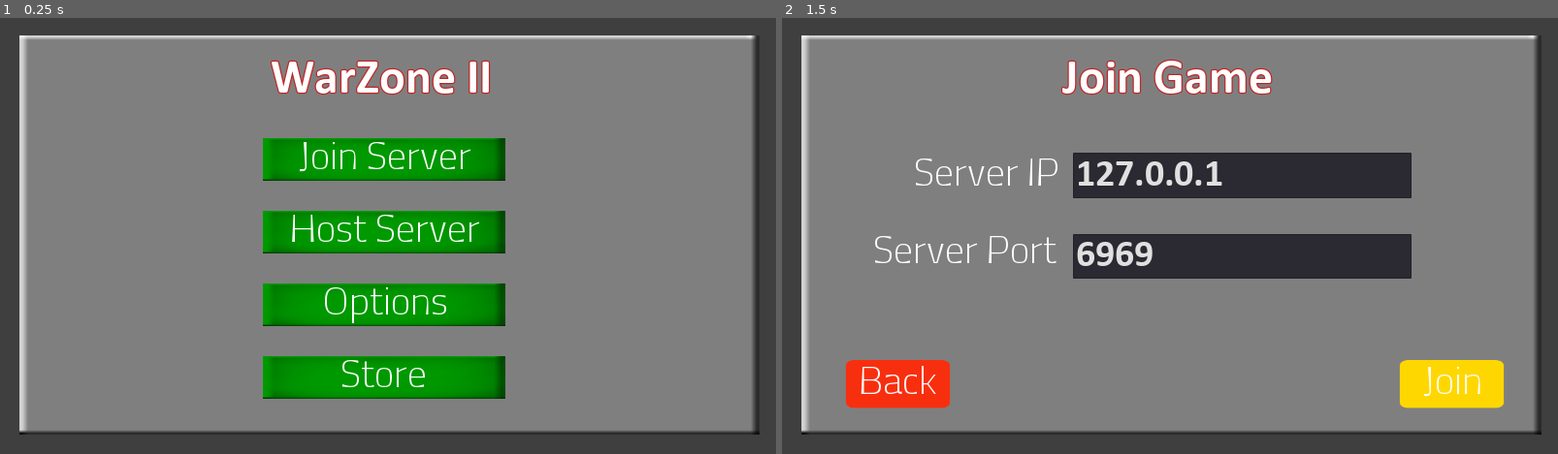
Above: before the commit, frames 1-2 (left to right).
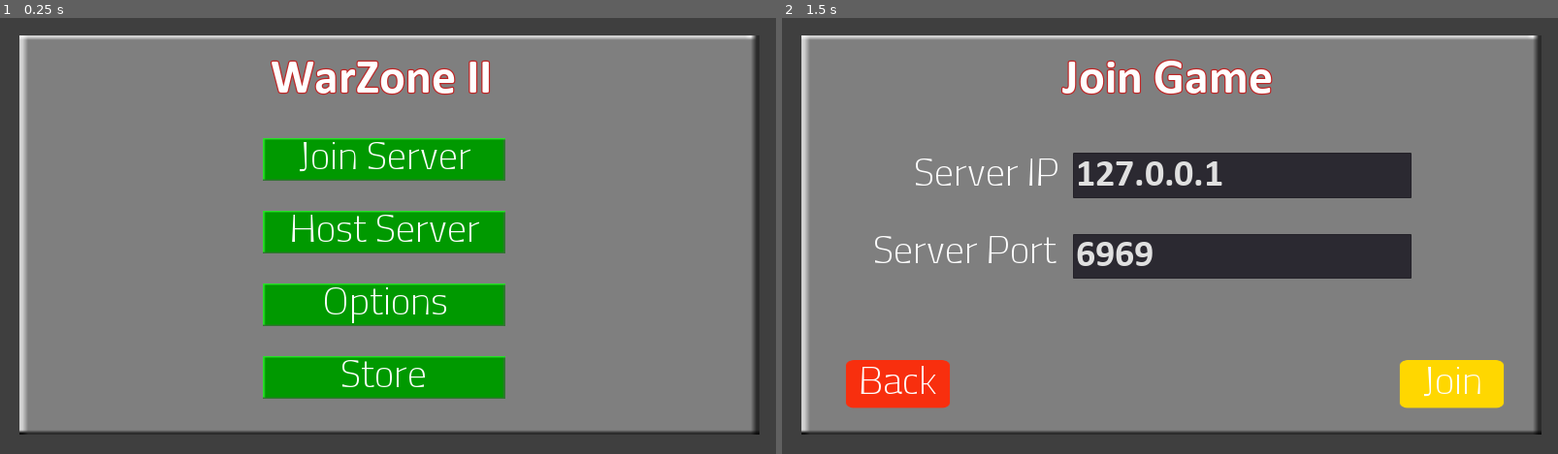
Above: after the commit, the same moments.

Repository: superRaptor911/WarZone_2
Game: Godot game, scene res://Menus/MainMenu/MainMenu.tscn
The game is run twice, just before and just after one commit, with the same random seed, the same clock (stepped at 60 frames per second) and the same inputs.
Inputs:
- Up to frame 1 (0.25 s): no input
- Up to frame 2 (1.5 s): click "Store" at 0.5 s; click "Join Server" at 1.25 s

The runs differ from the first frame. In frame 1, 2.1% of the frame differs, in the area x 33-66%, y 27-88%; in frame 2, nothing differs.

Commit message:
gui texture fix

Diff:
--- a/Menus/Lobby/Lobby.tscn
+++ b/Menus/Lobby/Lobby.tscn
@@ -10,15 +10,15 @@
 texture = ExtResource( 2 )
 region_rect = Rect2( 0, 0, 32, 32 )
 
+[sub_resource type="StyleBoxTexture" id=2]
+texture = ExtResource( 3 )
+region_rect = Rect2( 0, 0, 32, 32 )
+
 [sub_resource type="StyleBoxTexture" id=3]
 texture = ExtResource( 3 )
 region_rect = Rect2( 0, 0, 32, 32 )
 
-[sub_resource type="StyleBoxTexture" id=4]
-texture = ExtResource( 3 )
-region_rect = Rect2( 0, 0, 32, 32 )
-
-[sub_resource type="Theme" id=2]
+[sub_resource type="Theme" id=4]
 default_font = ExtResource( 4 )
 Button/colors/font_color = Color( 0.878431, 0.878431, 0.878431, 1 )
 Button/colors/font_color_disabled = Color( 0.9, 0.9, 0.9, 0.2 )
@@ -71,7 +71,7 @@
 [node name="Panel" type="Panel" parent="PanelContainer"]
 margin_left = 7.0
 margin_top = 7.0
-margin_right = 462.0
+margin_right = 461.999
 margin_bottom = 516.0
 
 [node name="players" type="VBoxContainer" parent="PanelContainer/Panel"]
Not shown: 2 places in Menus/Lobby/Lobby.tscn that only renumber resources
Binary file changed: Menus/resources/btn_texture.png
